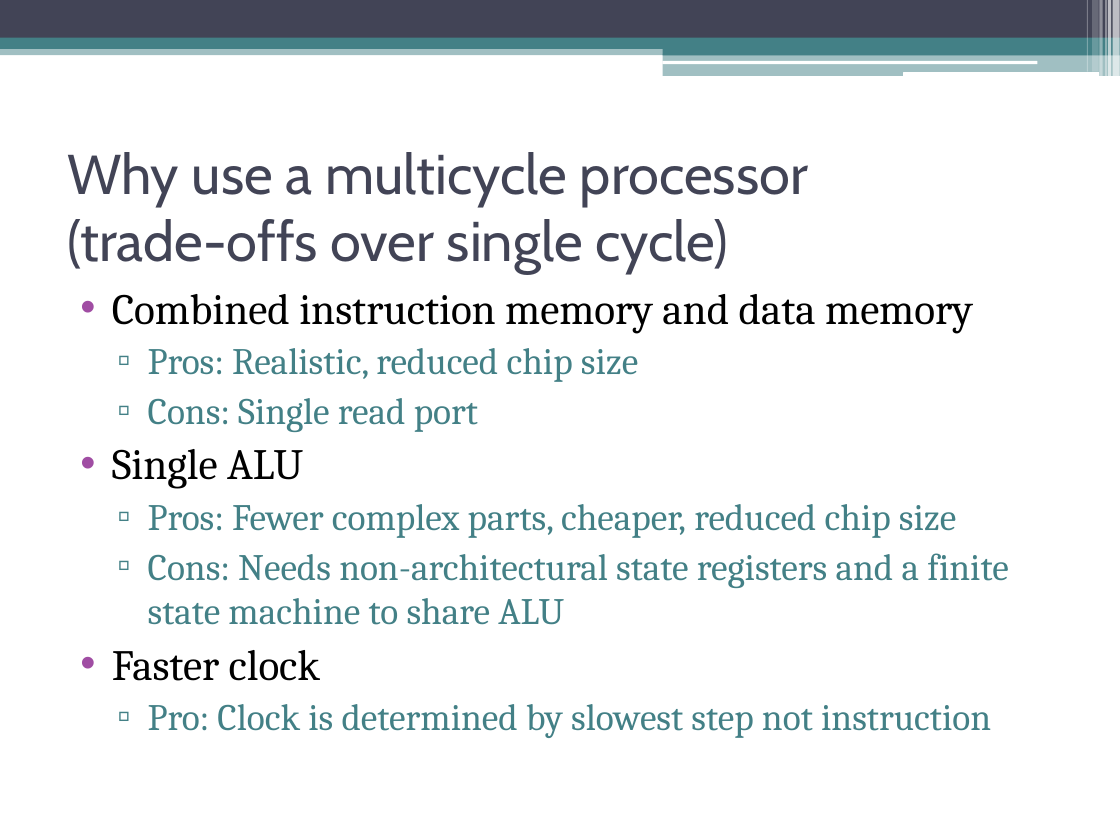
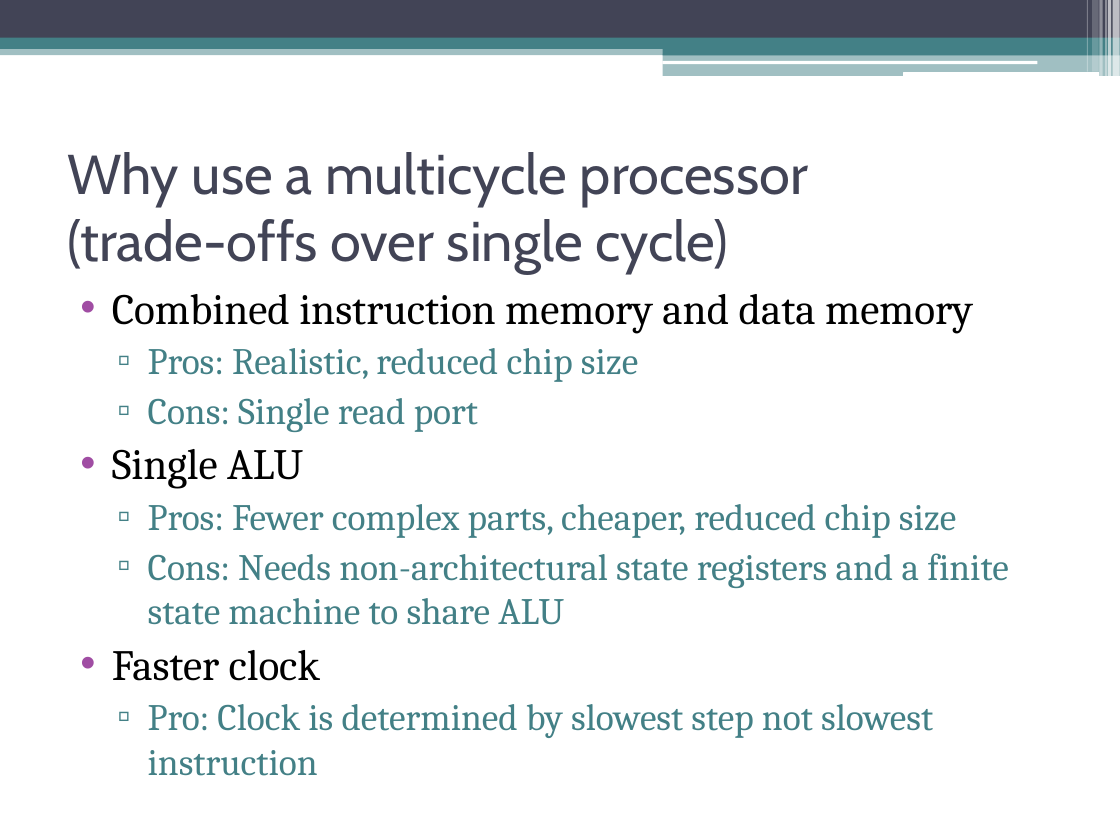
Before and after one commit to lucasrangit/Multicycle_MIPS, a slide deck: slide 4 of Multicycle_Processor.pptx. Drawn at 1120x840 pixels with LibreOffice and Linux fonts; fonts in the diff are those of the drawing. Boxes give left, top, right and bottom in pixels: in the first picture for what was removed or moved away, otherwise in the second. Text is boxed around its words. In the diff, an @@ line names an element or a change of style, - is before the commit and + after.

```diff
--- a/Multicycle_Processor.pptx
+++ b/Multicycle_Processor.pptx
@@ text at (148,704,933,776): text changed @@
-  ▫ Pro: Clock is determined by slowest step not instruction
+  ▫ Pro: Clock is determined by slowest step not slowest instruction
```
Also in this commit, not shown: 1 other file.
